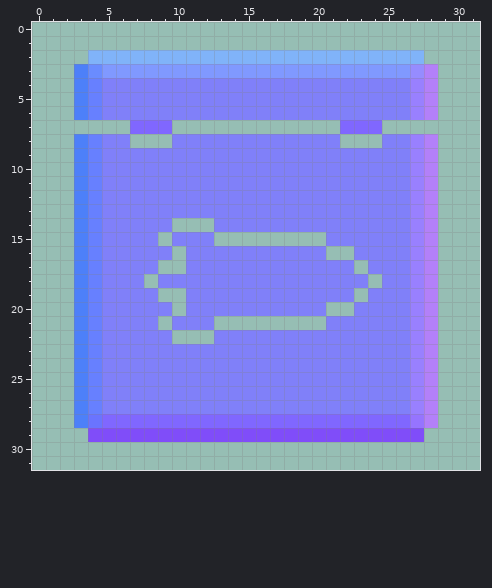
Two versions of one pixel-art file, Assets/Sprites/Crates/_RocketCrate.aseprite. Above is the file before it was changed.
32x32 pixels, 1 frame.
Once edited:
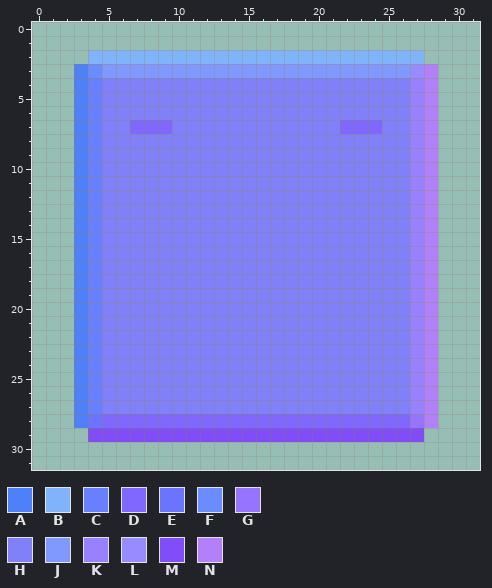
Palette (. is transparent): A #4d80f9  B #80b3f9  C #6780ff  D #8067ff  E #6a74ff  F #6a8cff  G #9674ff  H #8080f9  J #8099ff  K #9980ff  L #968cff  M #804df9  N #b380f9
Commit message: death normals, crate normals
What changed:
--- layer "Normal"
@@ x 0..31 @@
  6 ...ACHHHHHHHHHHHHHHHHHHHHHHKN...
- 7 .......DDD............DDD.......
- 8 ...ACHH...HHHHHHHHHHHH...HHKN...
+ 7 ...ACHHDDDHHHHHHHHHHHHDDDHHKN...
+ 8 ...ACHHHHHHHHHHHHHHHHHHHHHHKN...
  9 ...ACHHHHHHHHHHHHHHHHHHHHHHKN...
@@ x 6..26 @@
 13 HHHHHHHHHHHHHHHHHHHHH
-14 HHHH...HHHHHHHHHHHHHH
-15 HHH.HHH........HHHHHH
-16 HHHH.HHHHHHHHHH..HHHH
-17 HHH..HHHHHHHHHHHH.HHH
-18 HH.HHHHHHHHHHHHHHH.HH
-19 HHH..HHHHHHHHHHHH.HHH
-20 HHHH.HHHHHHHHHH..HHHH
-21 HHH.HHH........HHHHHH
-22 HHHH...HHHHHHHHHHHHHH
+14 HHHHHHHHHHHHHHHHHHHHH
+15 HHHHHHHHHHHHHHHHHHHHH
+16 HHHHHHHHHHHHHHHHHHHHH
+17 HHHHHHHHHHHHHHHHHHHHH
+18 HHHHHHHHHHHHHHHHHHHHH
+19 HHHHHHHHHHHHHHHHHHHHH
+20 HHHHHHHHHHHHHHHHHHHHH
+21 HHHHHHHHHHHHHHHHHHHHH
+22 HHHHHHHHHHHHHHHHHHHHH
 23 HHHHHHHHHHHHHHHHHHHHH
